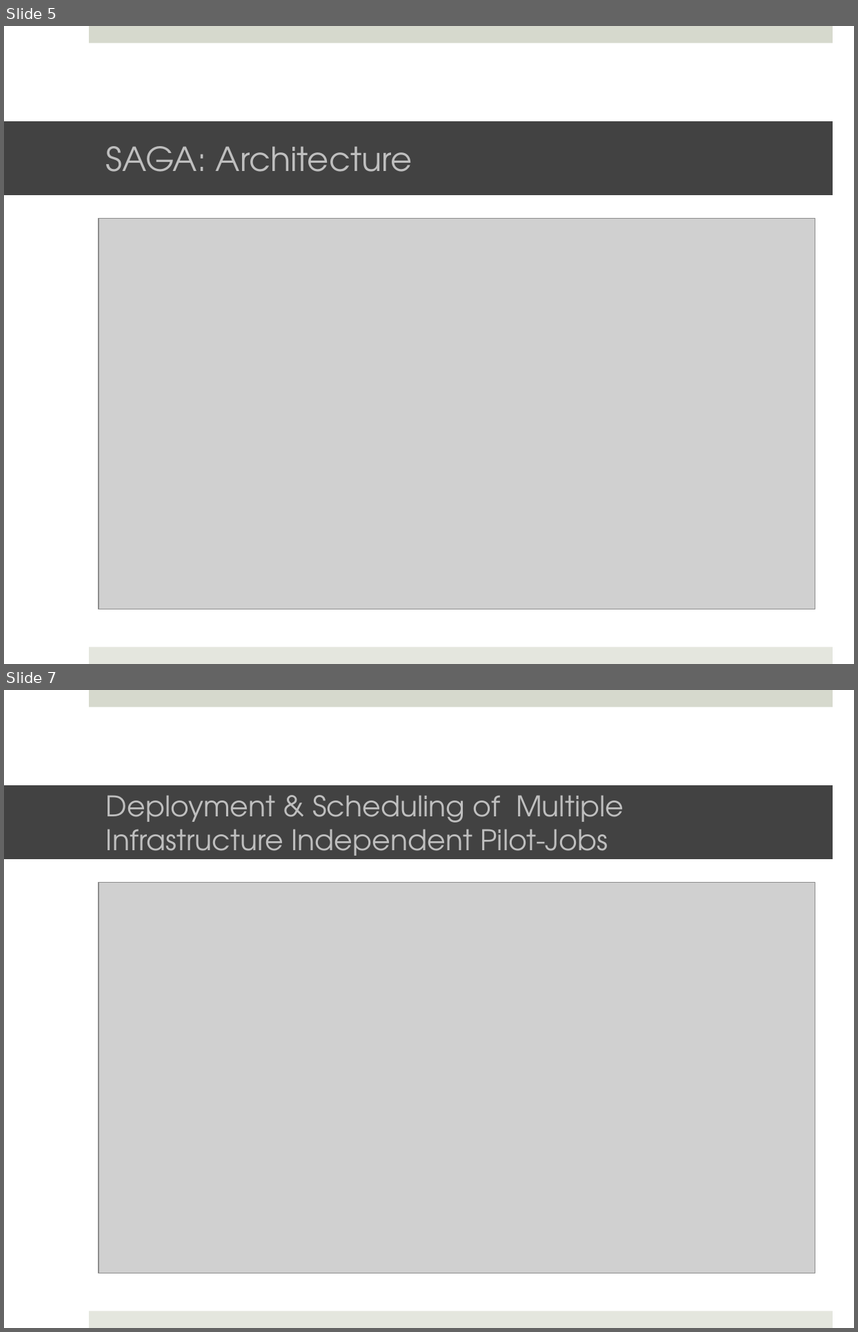
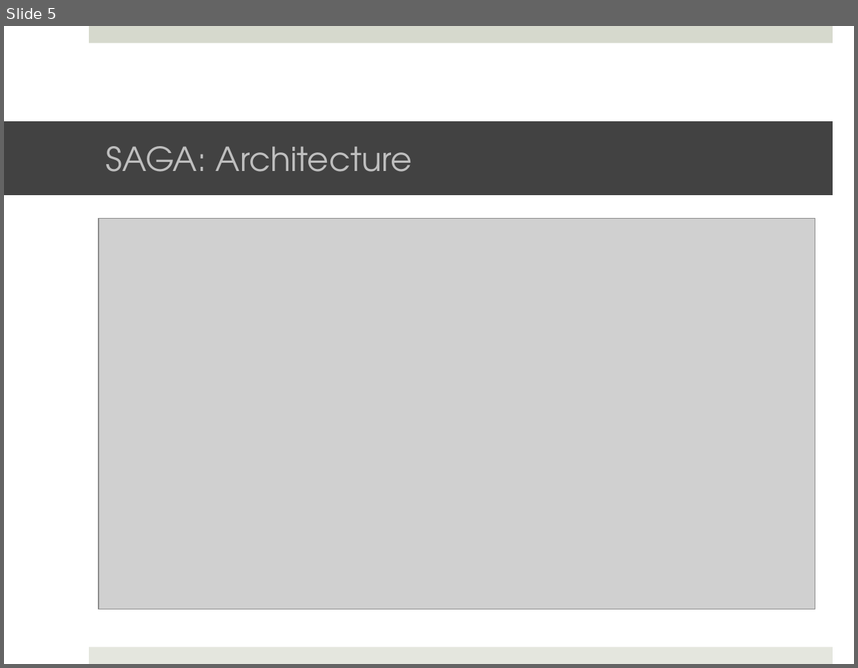
Before and after one commit to saga-project/saga-cpp-legacy-projects, a slide deck: tutorial/general_tutorial/SAGA-Intro-Conclusion.pptx. Shown one above the other, each under a label of ours: slides 5 and 7 before the commit, slide 5 after it; the slides between them are not shown. The pictures are 858x1332 and 858x668 pixels, drawn with LibreOffice and Linux fonts; fonts in the diff are those of the drawing; grey boxes stand for pictures; background and template pictures are left out. Boxes give left, top, right and bottom in pixels: in the first picture for what was removed or moved away, otherwise in the second. Text is boxed around its words. In the diff, an @@ line names an element or a change of style, - is before the commit and + after.

```diff
--- a/tutorial/general_tutorial/SAGA-Intro-Conclusion.pptx
+++ b/tutorial/general_tutorial/SAGA-Intro-Conclusion.pptx
@@ slide 7 removed at bbox=[4, 690, 854, 1328], background #FFFFFF; not listed: 2 template elements that a slide beside it also shows @@
@@ title removed at bbox=[4, 785, 833, 859] @@
-Deployment & Scheduling of Multiple Infrastructure Independent Pilot-Jobs
@@ picture removed at bbox=[99, 882, 815, 1272] @@
```
Also in this commit, not shown: 5 slides changed, 5 slides added, 4 other slides removed.
